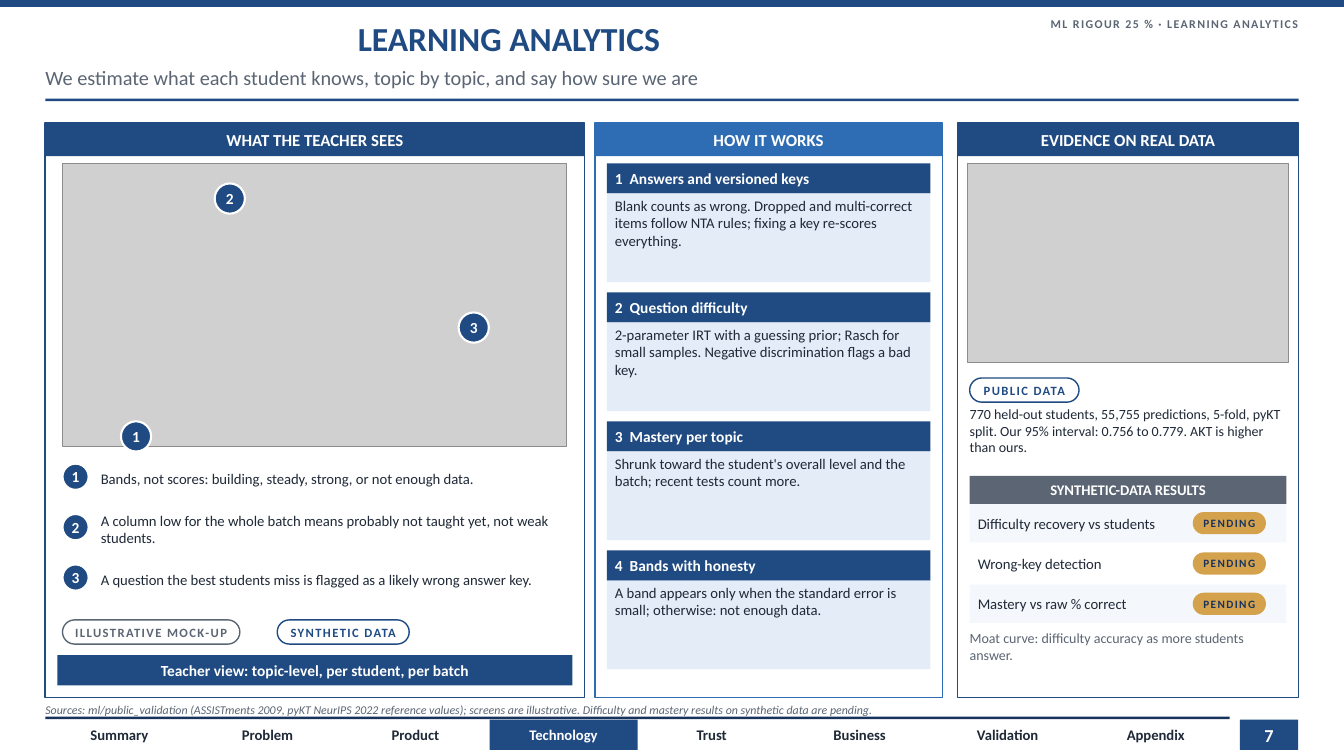
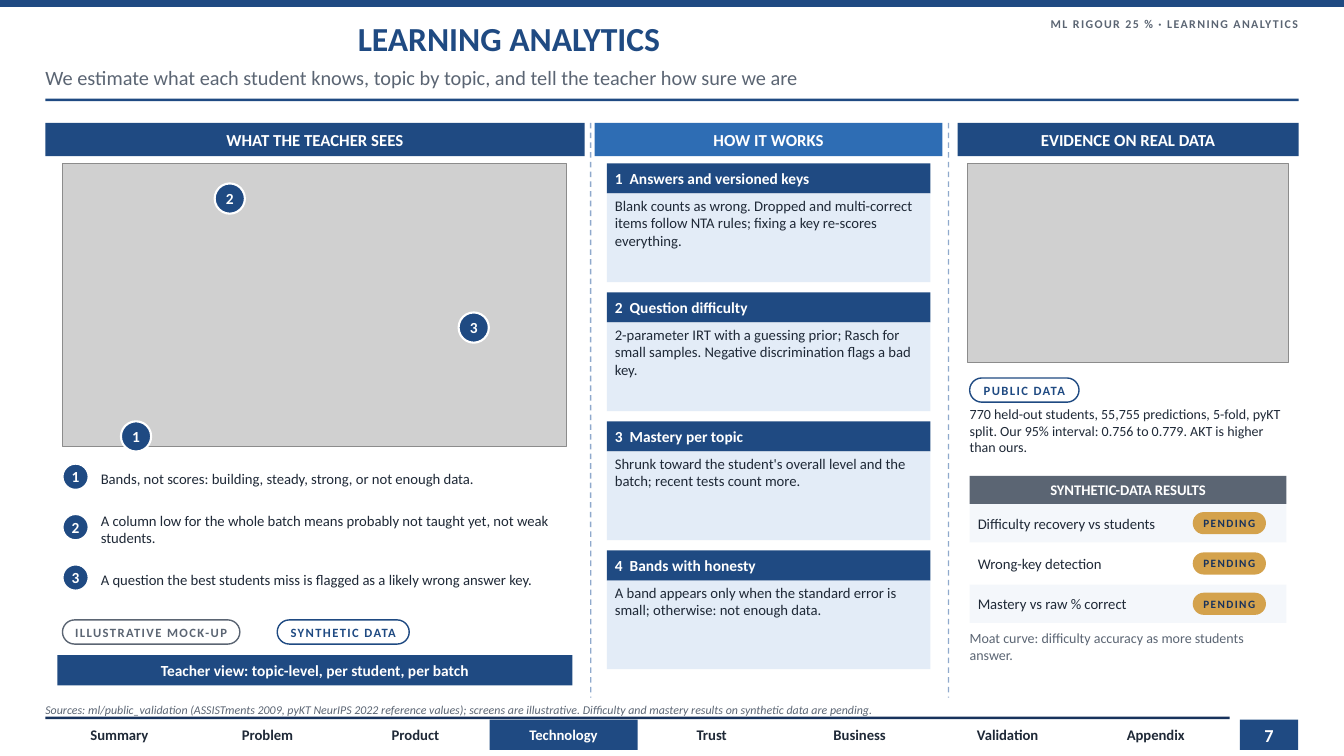
Before and after one commit to AdityaKuranjekar/institute-intelligence-platform, a slide deck: slide 7 of slides/AlphaQ_CaseB_Round1.pptx. Drawn at 1344x756 pixels with LibreOffice and Linux fonts; fonts in the diff are those of the drawing; grey boxes stand for pictures. Boxes give left, top, right and bottom in pixels: in the first picture for what was removed or moved away, otherwise in the second. Text is boxed around its words. In the diff, an @@ line names an element or a change of style, - is before the commit and + after.

```diff
--- a/slides/AlphaQ_CaseB_Round1.pptx
+++ b/slides/AlphaQ_CaseB_Round1.pptx
@@ text at box(45, 71, 798, 89): text changed @@
-We estimate what each student knows, topic by topic, and say how sure we are
+We estimate what each student knows, topic by topic, and tell the teacher how sure we are
@@ rectangle removed at box(45, 123, 585, 698) @@
@@ line added from (591, 123) to (591, 698), #8FA9CC 1 pt dashed @@
@@ rectangle removed at box(595, 123, 943, 698) @@
@@ line added from (949, 123) to (949, 698), #8FA9CC 1 pt dashed @@
@@ rectangle removed at box(958, 123, 1299, 698) @@
```
Also in this commit, not shown: 15 other slides changed, 1 slide added, 26 other files.
